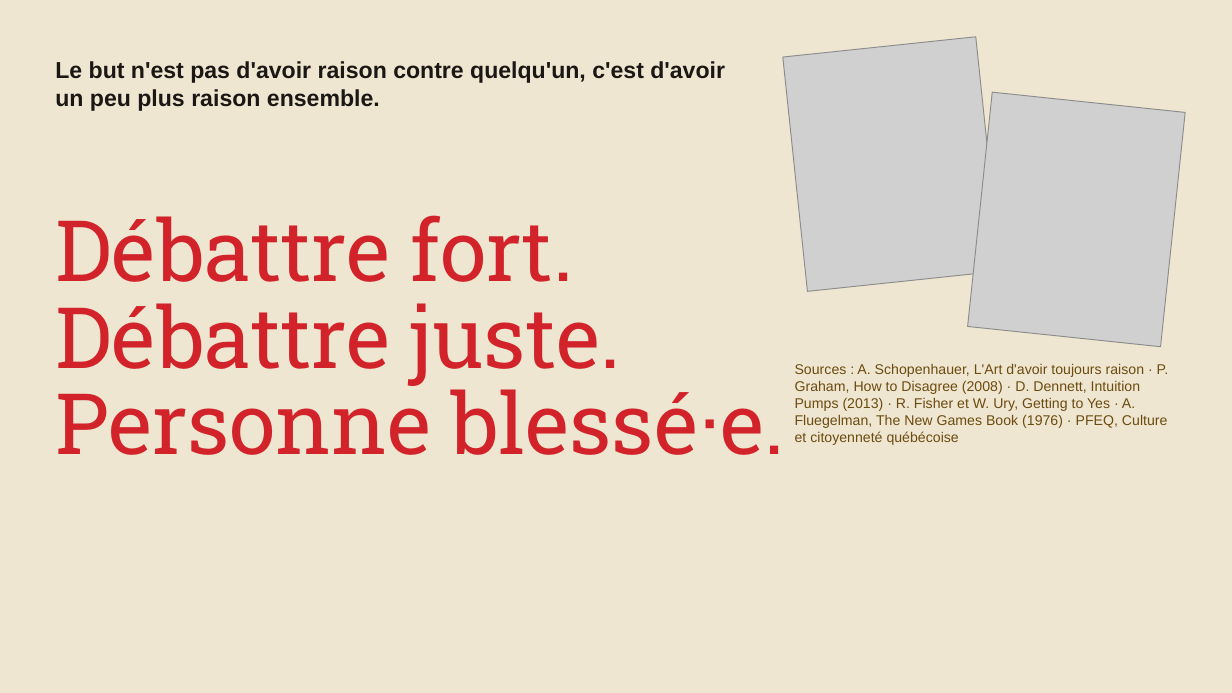
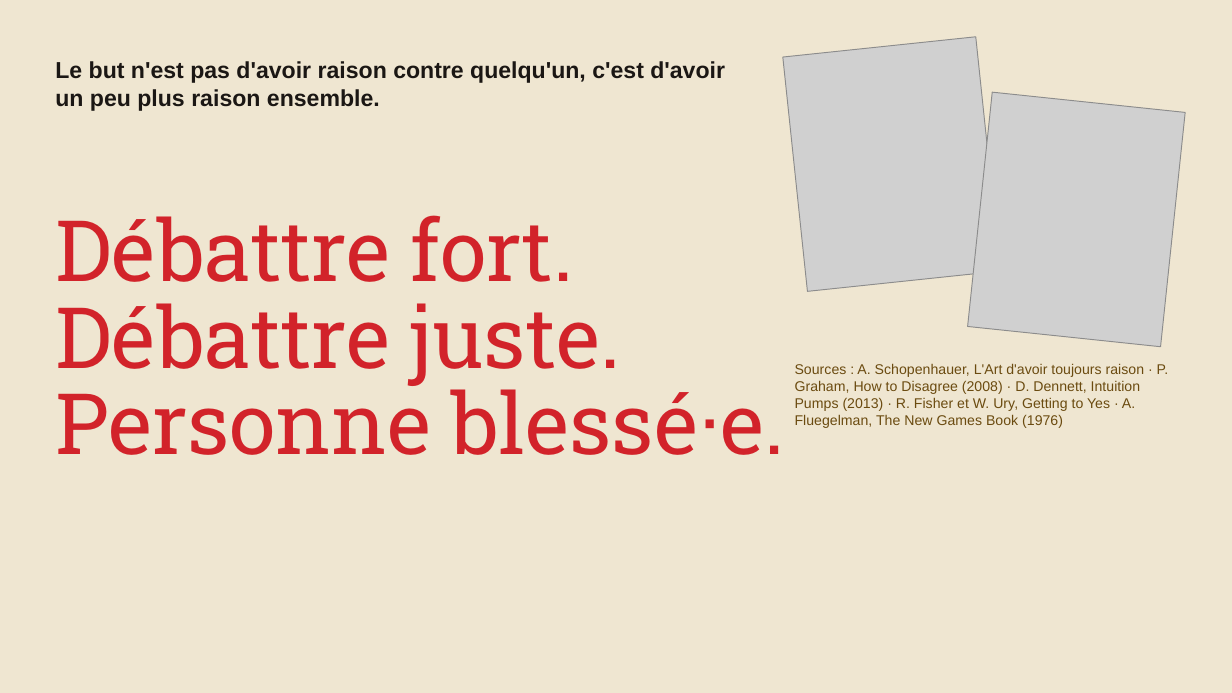
Before and after one commit to isabellepedneault111-ai/Chat-, a slide deck: slide 32 of debat-agreable/seminaire-confrontation-agreable.pptx. Drawn at 1232x693 pixels with LibreOffice and Linux fonts; fonts in the diff are those of the drawing; grey boxes stand for pictures. Boxes give left, top, right and bottom in pixels: in the first picture for what was removed or moved away, otherwise in the second. Text is boxed around its words. In the diff, an @@ line names an element or a change of style, - is before the commit and + after.

```diff
--- a/debat-agreable/seminaire-confrontation-agreable.pptx
+++ b/debat-agreable/seminaire-confrontation-agreable.pptx
@@ text at (795,363,1169,428): text changed @@
-Sources : A. Schopenhauer, L'Art d'avoir toujours raison · P. Graham, How to Disagree (2008) · D. Dennett, Intuition Pumps (2013) · R. Fisher et W. Ury, Getting to Yes · A. Fluegelman, The New Games Book (1976) · PFEQ, Culture et citoyenneté québécoise
+Sources : A. Schopenhauer, L'Art d'avoir toujours raison · P. Graham, How to Disagree (2008) · D. Dennett, Intuition Pumps (2013) · R. Fisher et W. Ury, Getting to Yes · A. Fluegelman, The New Games Book (1976)
```
Also in this commit, not shown: 6 other slides changed, 1 slide added, 1 slide removed, 23 other files.
